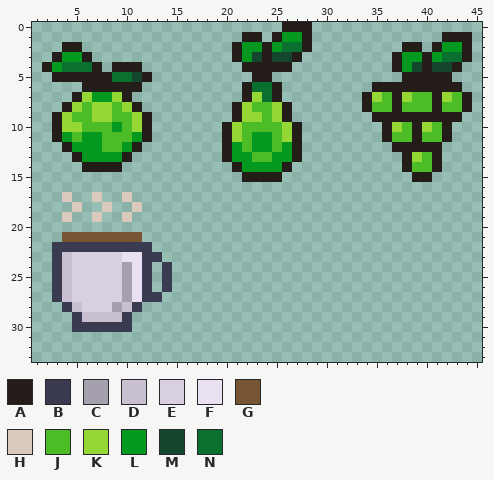
Pixel-art sprite -- howToRaise/assets/sprites/pick_ups.png. The picture above was drawn from the file before the commit.
The file is 64x64 pixels. Shown: x 1..45, y 0..33.
Palette (. is transparent): A #231c19  B #3a3a50  C #a69fae  D #c8bfd1  E #d8d0e0  F #e9e0f1  G #775432  H #d9cabd  J #4dbd27  K #95d836  L #03991f  M #14462d  N #0a7030
Pixels before, first column x 2:
 0 ........................AAA................
 1 ....................AA.ALLA.............AAA
 2 ..AA...............ALLALNNA.........AA.ALLA
 3 .ALLA..............ALMAMMA.........ALLALNNA
 4 ALNNNA.AAA..........AAAAA..........ALMAMMA.
 5 .AAAAAANNMA..........AA.............AAAAA..
 6 ....AAAAAA..........ANNA.........AAAAAAAAA.
 7 ...AKLLKA...........AKNA........AKJAKJJAKJA
 8 ..AKJKKJKA.........AKJJKA.......AJJAJJJAJJA
 9 .AKJJKKJJKA........AKKJKA........AAAAAAAAA.
10 .AKKJJJLJKA.......AKJJJJKA........AKJAKJA..
11 .ALJLLJJJLA.......AKJLLJKA........AJJAJJA..
12 ..ALLLJJLA........ALJLLJLA.........AAAAA...
13 ...ALLLLA.........ALLJJLLA..........AKJA...
14 ....AAAA...........ALLLLA...........AJJA...
15 ....................AAAA.............AA....
16 ...........................................
17 ..H..H..H..................................
18 ...H..H..H.................................
19 ..H..H..H..................................
20 ...........................................
21 ..GGGGGGGG.................................
22 .BBBBBBBBBB................................
23 .BDEEEEEFFBB...............................
24 .BDEEEEECFB.B..............................
25 .BDEEEEECFB.B..............................
26 .BDEEEEECFB.B..............................
27 .BDEEEEECFBB...............................
28 ..BDEEECDB.................................
29 ...BDDDDB..................................
30 ...BBBBBB..................................
The same view after the edit:
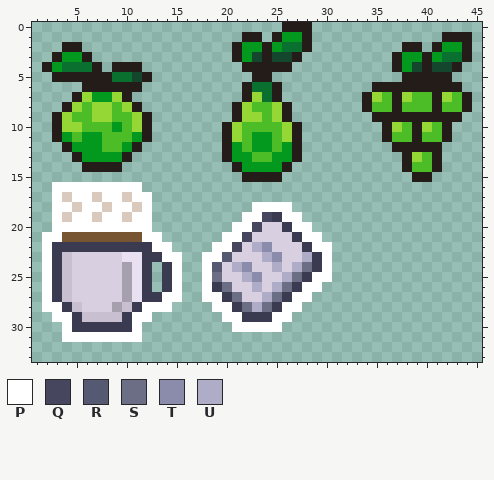
Colours new in this view: P #ffffff  Q #46465e  R #565972  S #6c6e85  T #8b8bab  U #afacc8
Edits made:
y 16: x 3..11 ......... -> PPPPPPPPP
y 17: x 3 . -> P; x 5..6 .. -> PP; x 8..9 .. -> PP; x 11..12 .. -> PP
y 18: x 3..4 .. -> PP; x 6..7 .. -> PP; x 9..10 .. -> PP; x 12 . -> P; x 23..26 .... -> PPPP
y 19: x 3 . -> P; x 5..6 .. -> PP; x 8..9 .. -> PP; x 11..12 .. -> PP; x 22..27 ...... -> PPQBPP
y 20: x 3..12 .......... -> PPPPPPPPPP; x 21..28 ........ -> PPQEEBPP
y 21: x 2..3 .. -> PP; x 12..13 .. -> PP; x 20..29 .......... -> PPQEEEEBPP
y 22: x 2 . -> P; x 13..14 .. -> PP; x 19..30 ............ -> PPQEUTEEEBPP
y 23: x 2 . -> P; x 14..15 .. -> PP; x 18..30 ............. -> PPREEEUTEEUBP
y 24: x 2 . -> P; x 15 . -> P; x 18..30 ............. -> PREUTEEUEUSBP
y 25: x 2 . -> P; x 15 . -> P; x 18..30 ............. -> PSEEUTEEUSBPP
y 26: x 2 . -> P; x 15 . -> P; x 18..29 ............ -> PBSEEUEUSBPP
y 27: x 2 . -> P; x 14..15 .. -> PP; x 18..28 ........... -> PPBSEEUSBPP
y 28: x 2..3 .. -> PP; x 12..14 ... -> PPP; x 19..27 ......... -> PPBSUSBPP
y 29: x 3..4 .. -> PP; x 11..12 .. -> PP; x 20..26 ....... -> PPBBBPP
y 30: x 4 . -> P; x 11 . -> P; x 21..25 ..... -> PPPPP
y 31: x 4..11 ........ -> PPPPPPPP
